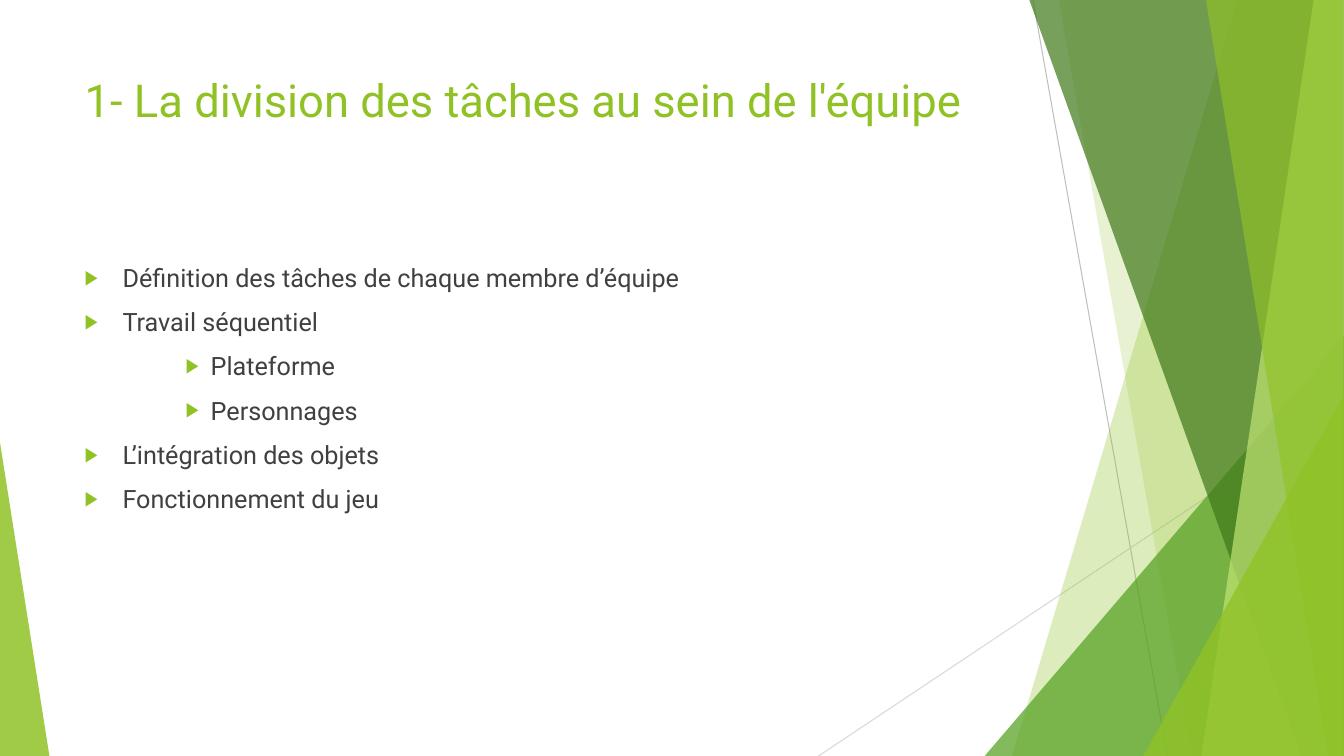
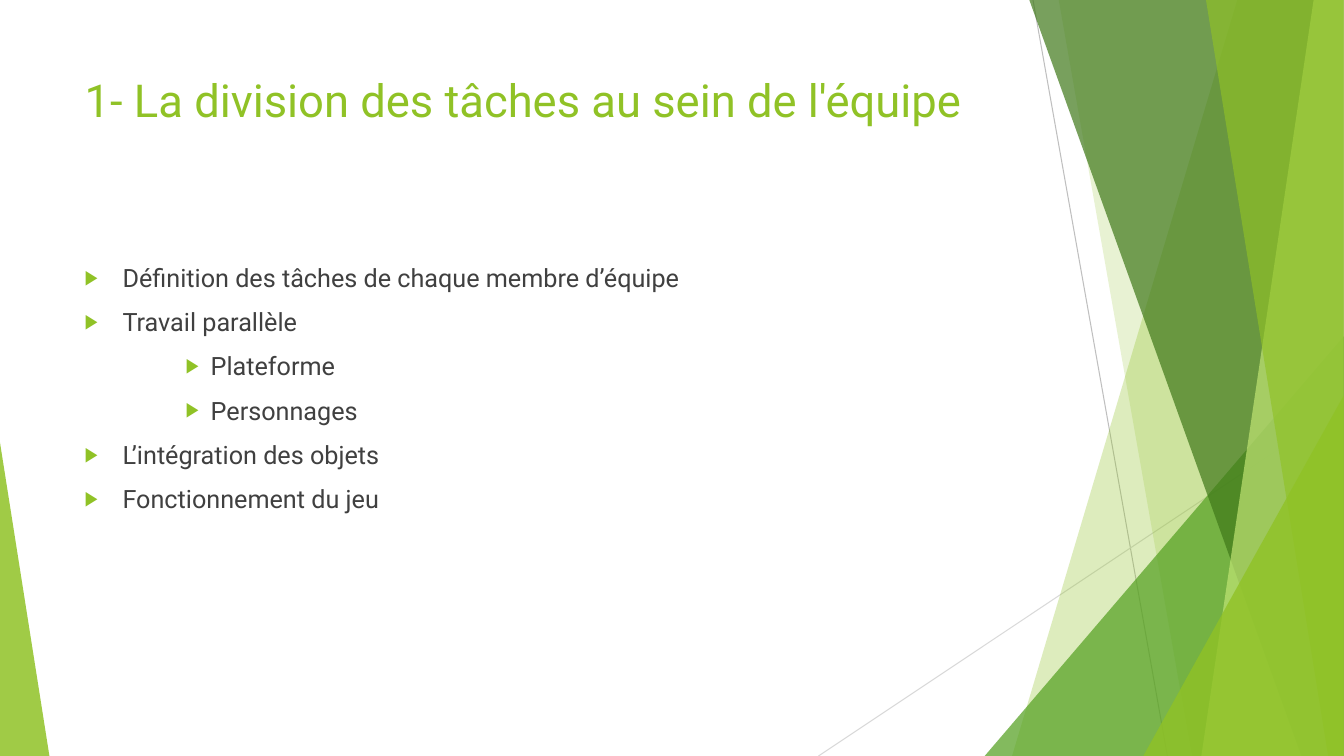
Before and after one commit to bphoul00/Blender_Labyrinth, a slide deck: slide 3 of INF5071.pptx. Drawn at 1344x756 pixels with LibreOffice and Linux fonts; fonts in the diff are those of the drawing. Boxes give left, top, right and bottom in pixels: in the first picture for what was removed or moved away, otherwise in the second. Text is boxed around its words. In the diff, an @@ line names an element or a change of style, - is before the commit and + after.

Commit message:
Test

```diff
--- a/INF5071.pptx
+++ b/INF5071.pptx
@@ text at bbox=[123, 312, 297, 336]: text changed @@
-▶ Travail séquentiel
+▶ Travail parallèle
```
